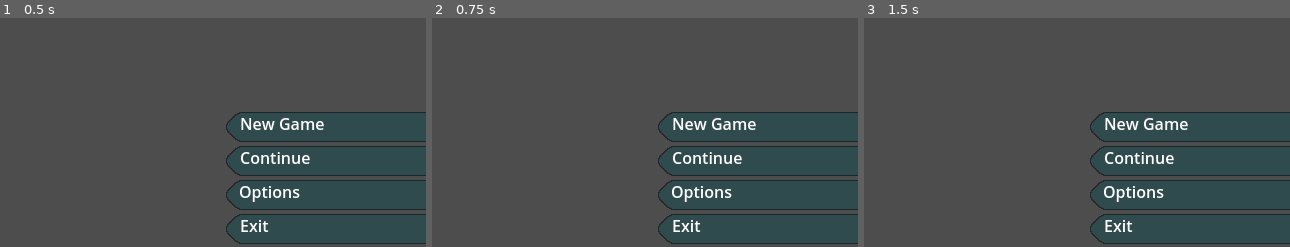
Above: before the commit, frames 1-3 (left to right).
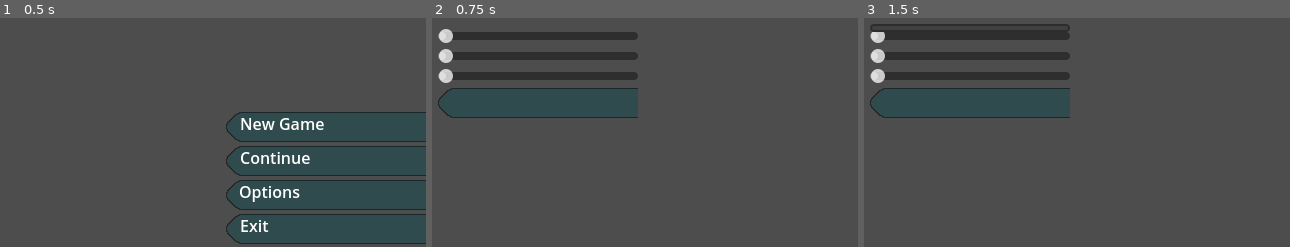
Above: after the commit, the same moments.

Repository: mzbrubak/Godot-Wild-Jam-74
Game: Godot game, scene res://main_menu.tscn
Two runs of this game, one before a commit and one after it. Both use one fixed random seed, a clock stepped at 60 frames per second and the inputs below.
Inputs (mouse positions are in pixels of both pictures, inside the frame that each line leads up to):
- Up to frame 1 (0.5 s): no input
- Up to frame 2 (0.75 s): click "Options" at 0.5 s
- Up to frame 3 (1.5 s): click (970, 20) at 1.27 s

Frame 1 is identical in both runs. In frame 2, 35% of the frame differs, in the area x 1-100%, y 4-99%; in frame 3, 36%, in the area x 1-100%, y 2-99%.

Commit message:
An options menu exists
clicking options takes you to a new screen, clicking back returns to main menu.  The options don't do anything yet though

Diff:
--- a/MainMenu.gd
+++ b/MainMenu.gd
@@ -13,7 +13,7 @@
 
 func _on_options_button_pressed():
 	#Transition to options screen
-	pass # Replace with function body.
+	get_tree().change_scene_to_file("res://options_from_title.tscn")
 
 
 func _on_exit_button_pressed():
--- /dev/null
+++ b/options_from_title.gd
@@ -0,0 +1,5 @@
+extends Node
+
+
+func _on_back_button_pressed():
+	get_tree().change_scene_to_file("res://main_menu.tscn")
--- /dev/null
+++ b/options_from_title.tscn
@@ -0,0 +1,39 @@
+[gd_scene load_steps=3 format=3 uid="uid://yjqnbcttuvi1"]
+
+[ext_resource type="Script" path="res://options_from_title.gd" id="1_g1jfe"]
+[ext_resource type="Texture2D" uid="uid://03ysd3oaolou" path="res://ArtAssets/MainMenuButtonUnfocused.png" id="2_0xt7r"]
+
+[node name="Options From Title" type="Node"]
+script = ExtResource("1_g1jfe")
+
+[node name="VBoxContainer" type="VBoxContainer" parent="."]
+anchors_preset = 8
+anchor_left = 0.5
+anchor_top = 0.5
+anchor_right = 0.5
+anchor_bottom = 0.5
+offset_left = -20.0
+offset_top = -34.0
+offset_right = 20.0
+offset_bottom = 34.0
+grow_horizontal = 2
+grow_vertical = 2
+alignment = 1
+
+[node name="Resolution Selection" type="MenuButton" parent="VBoxContainer"]
+layout_mode = 2
+
+[node name="Master Volume" type="HSlider" parent="VBoxContainer"]
+layout_mode = 2
+
+[node name="Music Volume" type="HSlider" parent="VBoxContainer"]
+layout_mode = 2
+
+[node name="SFX Volume" type="HSlider" parent="VBoxContainer"]
+layout_mode = 2
+
+[node name="Back Button" type="TextureButton" parent="VBoxContainer"]
+layout_mode = 2
+texture_normal = ExtResource("2_0xt7r")
+
+[connection signal="pressed" from="VBoxContainer/Back Button" to="." method="_on_back_button_pressed"]
